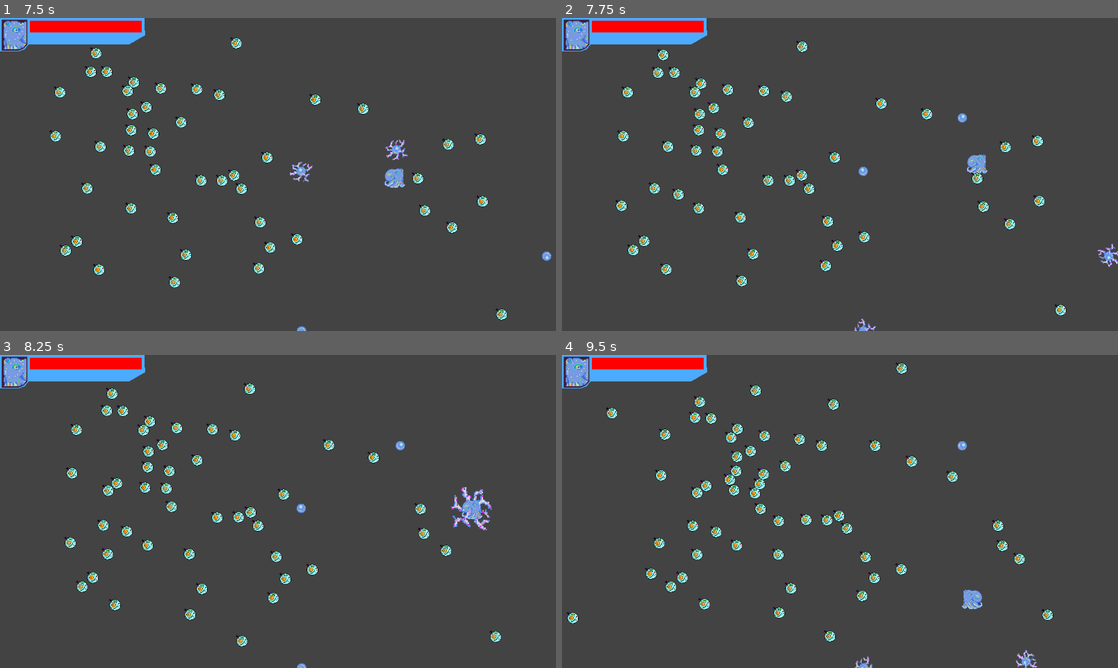
Above: before the commit, frames 1-4 (two rows, left to right).
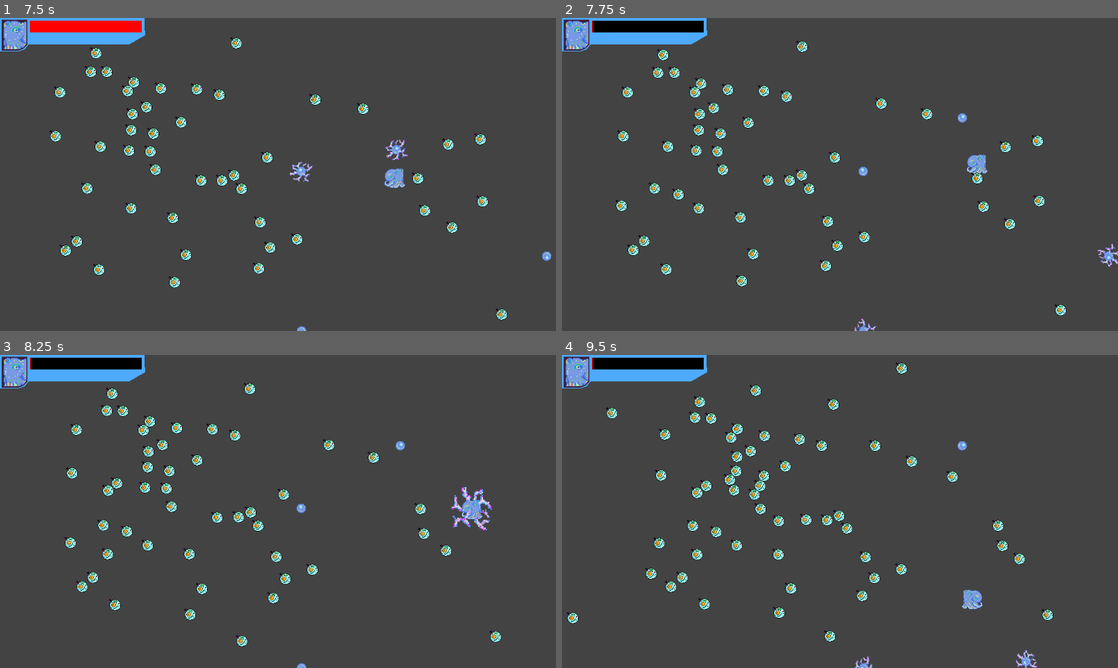
Above: after the commit, the same moments.

Repository: Igonorant/perfect-form
Game: Godot game, scene res://arenas/arena.tscn
Same seed, same stepped clock (60 frames per second), same inputs: the game is played once before the commit and once after it.
Inputs:
- Up to frame 1 (7.5 s): hold Right (move_right) 0.53-1.28 s; tap E (atk_e) every 1.5 s from 0.6 to 6.6 s; hold Down (move_down) 1.28-2.03 s; tap Q (atk_q) every 1.5 s from 1.35 to 7.35 s; hold Right (move_right) 2.03-2.78 s; hold Up (move_up) 2.78-3.53 s; hold Left (move_left) 3.53-5.03 s; hold Down (move_down) 5.03-5.78 s; hold Right (move_right) 5.78-6.53 s; hold Up (move_up) 6.53-7.28 s; hold Right (move_right) from 7.28 s (still down)
- Up to frame 2 (7.75 s): keep holding Right (move_right)
- Up to frame 3 (8.25 s): release Right (move_right) at 8.03 s; hold Down (move_down) from 8.03 s (still down); tap E (atk_e) at 8.1 s
- Up to frame 4 (9.5 s): release Down (move_down) at 8.78 s; hold Left (move_left) from 8.78 s (still down); tap Q (atk_q) at 8.85 s

Frame 1 is identical in both runs. In frame 2, 0.8% of the frame differs, in the area x 5-26%, y 0-5%; in frame 3, 0.8%; in frame 4, 1.0%, in the area x 5-38%, y 0-47%.

Commit message:
Make health bar HUD almost work

Diff:
--- a/arenas/arena.gd
+++ b/arenas/arena.gd
@@ -12,6 +12,7 @@
 
     # Making enemy follow the player
     enemy.set_target(player)
+    enemy.get_hurt_box().connect_damage_handler(_handle_hurt)
 
     # Ensure a minimum distance of ~450 pixels from the player
     var distance_from_player_squared = pow(450, 2.0)
@@ -22,3 +23,7 @@
 
     # Spawn the enemy
     add_child(enemy)
+
+func _handle_hurt(body: Node2D, damage: float):
+    if (body == player):
+        player.take_damage(damage)
--- a/characters/enemy.gd
+++ b/characters/enemy.gd
@@ -15,3 +15,6 @@
 
 func set_target(target : Node2D) -> void:
     m_target = target
+
+func get_hurt_box() -> HurtBoxComponent:
+    return $HurtBoxComponent
--- a/characters/enemy.tscn
+++ b/characters/enemy.tscn
@@ -1,11 +1,15 @@
-[gd_scene load_steps=5 format=3 uid="uid://dpg3ryjkfw4dx"]
+[gd_scene load_steps=7 format=3 uid="uid://dpg3ryjkfw4dx"]
 
 [ext_resource type="Script" uid="uid://bwscga8f2qkix" path="res://characters/enemy.gd" id="1_1ohc2"]
 [ext_resource type="Texture2D" uid="uid://ta6vh22jk3wy" path="res://assets/placeholder_enemy.png" id="2_1ohc2"]
 [ext_resource type="PackedScene" uid="uid://dahnogck2kxfx" path="res://components/velocity_component.tscn" id="2_nhupr"]
+[ext_resource type="PackedScene" uid="uid://c2xqegxfit86j" path="res://components/hurt_box_component.tscn" id="4_ggbst"]
 
 [sub_resource type="CircleShape2D" id="CircleShape2D_nhupr"]
 radius = 12.1655
+
+[sub_resource type="CircleShape2D" id="CircleShape2D_toq4n"]
+radius = 13.1529
 
 [node name="Enemy" type="CharacterBody2D" groups=["enemies"]]
 script = ExtResource("1_1ohc2")
@@ -23,3 +27,10 @@
 acceleration = 500.0
 dynamic_friction = 2.0
 static_friction = 100.0
+
+[node name="HurtBoxComponent" parent="." instance=ExtResource("4_ggbst")]
+damage = 10.0
+
+[node name="CollisionShape2D" type="CollisionShape2D" parent="HurtBoxComponent"]
+shape = SubResource("CircleShape2D_toq4n")
+debug_color = Color(0.996078, 0, 0, 0.439216)
--- a/characters/player.gd
+++ b/characters/player.gd
@@ -71,3 +71,6 @@
             n_sprite.flip_h = false
     elif (m_player_input_direction.x > 0.0):
         n_sprite.flip_h = true
+
+func take_damage(amount: float) -> void:
+    c_health.deal_damage(amount)
--- a/components/hurt_box_component.gd
+++ b/components/hurt_box_component.gd
@@ -1,7 +1,12 @@
 class_name HurtBoxComponent
 extends Area2D
 
-signal hurt_body(body: Node2D)
+@export var damage : float = 0.0
+
+signal hurt_body(body: Node2D, damage: float)
 
 func _on_body_entered(body: Node2D) -> void:
-    hurt_body.emit(body)
+    hurt_body.emit(body, damage)
+
+func connect_damage_handler(handler) -> void:
+    hurt_body.connect(handler)
--- a/traits/projectile.gd
+++ b/traits/projectile.gd
@@ -32,6 +32,6 @@
 func _on_life_timeout() -> void:
     queue_free()
 
-func _on_hurt_box_component_hurt_body(body: Node2D) -> void:
+func _on_hurt_box_component_hurt_body(body: Node2D, damage: float) -> void:
     if (body.is_in_group("enemies")):
         body.queue_free()
--- a/traits/shockwave.gd
+++ b/traits/shockwave.gd
@@ -20,6 +20,6 @@
 func _on_life_timeout() -> void:
     queue_free()
 
-func _on_hurt_box_component_hurt_body(body: Node2D) -> void:
+func _on_hurt_box_component_hurt_body(body: Node2D, damage: float) -> void:
     if (body.is_in_group("enemies")):
         body.queue_free()
